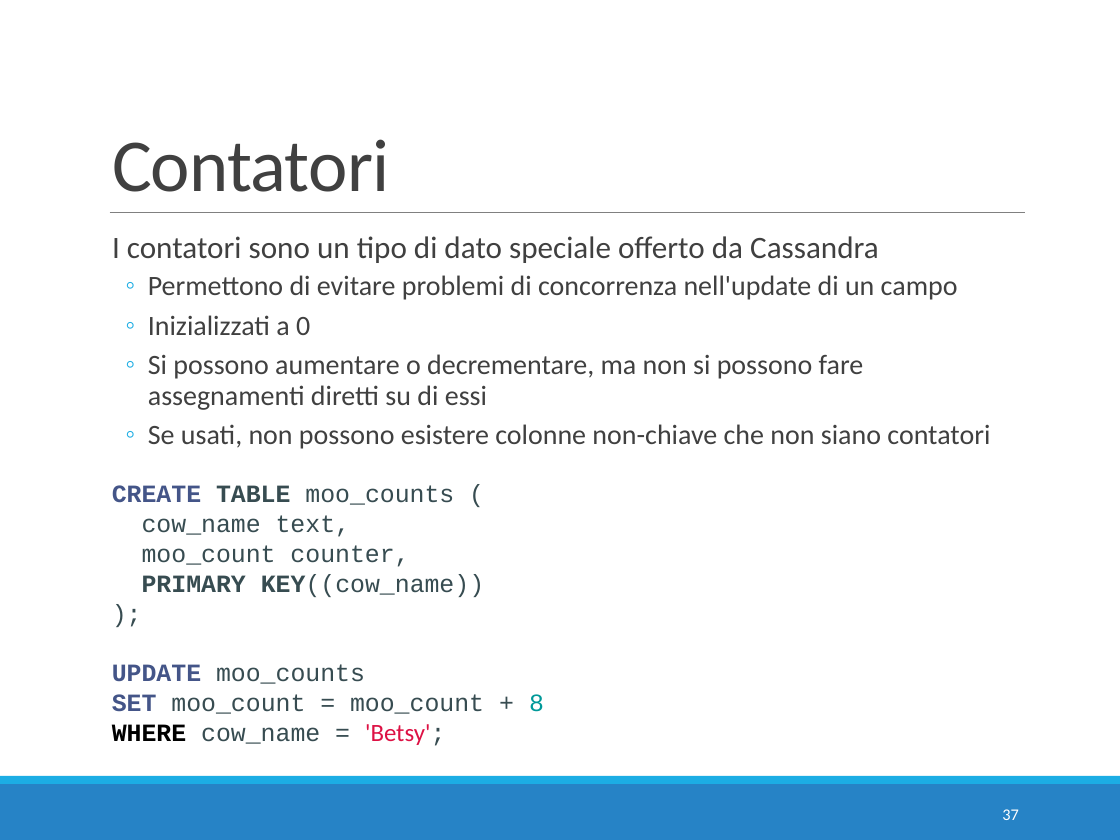
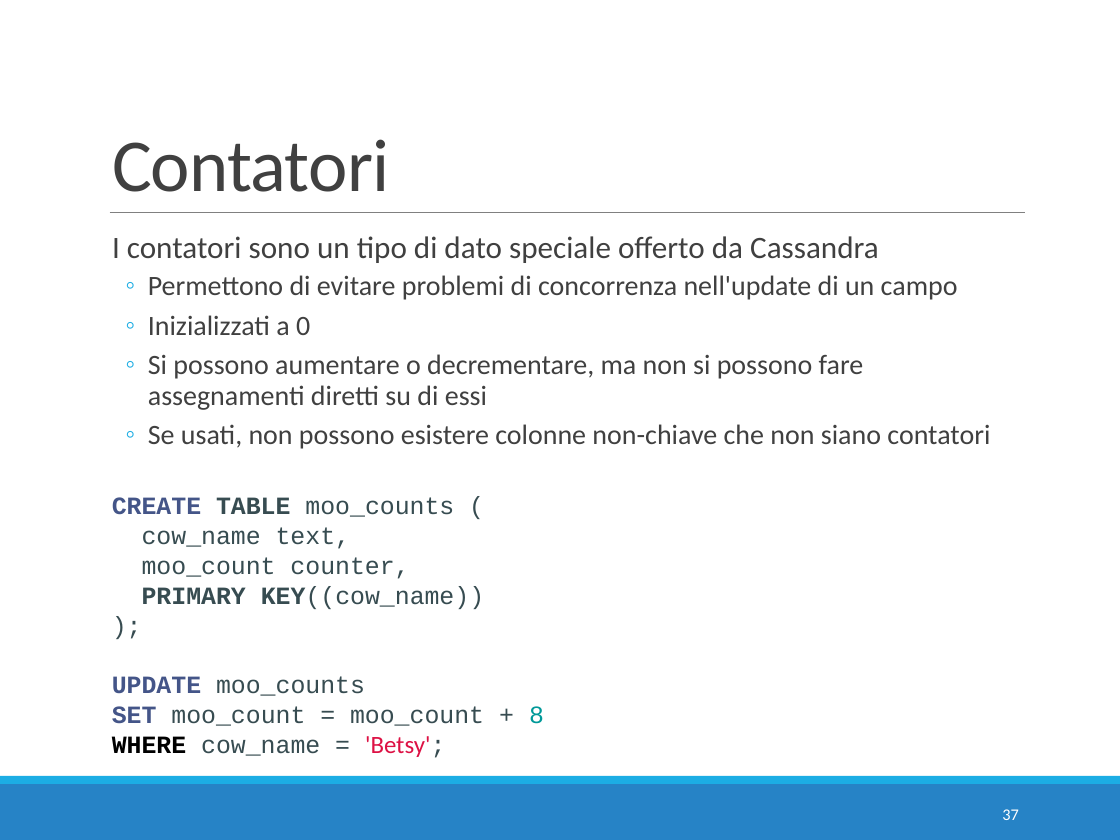
Before and after one commit to w4bo/teaching-nosql, a slide deck: slide 37 of slides/02 - E2 - Cassandra Intro.pptx. Drawn at 1120x840 pixels with LibreOffice and Linux fonts; fonts in the diff are those of the drawing. Boxes give left, top, right and bottom in pixels: in the first picture for what was removed or moved away, otherwise in the second. Text is boxed around its words. In the diff, an @@ line names an element or a change of style, - is before the commit and + after.

```diff
--- a/slides/02 - E2 - Cassandra Intro.pptx
+++ b/slides/02 - E2 - Cassandra Intro.pptx
@@ text "CREATE TABLE moo_counts (": place and size @@
-text "CREATE TABLE moo_counts (" at bbox=[112, 485, 544, 746]
+text "CREATE TABLE moo_counts (" at bbox=[112, 497, 544, 758]
```
Also in this commit, not shown: 3 other slides changed, 12 other files.
